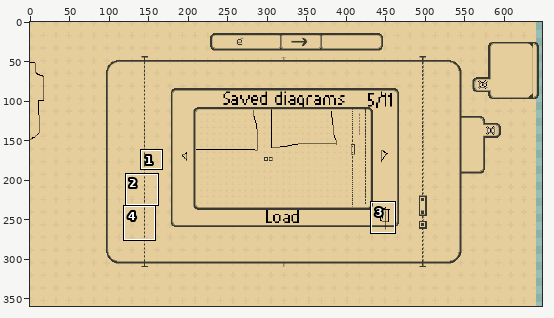
One commit to this pixel-art file: Textures/Background/full_background.aseprite. Above, an overview of the earlier version with the close-up marked.
Close-up. Before the commit:
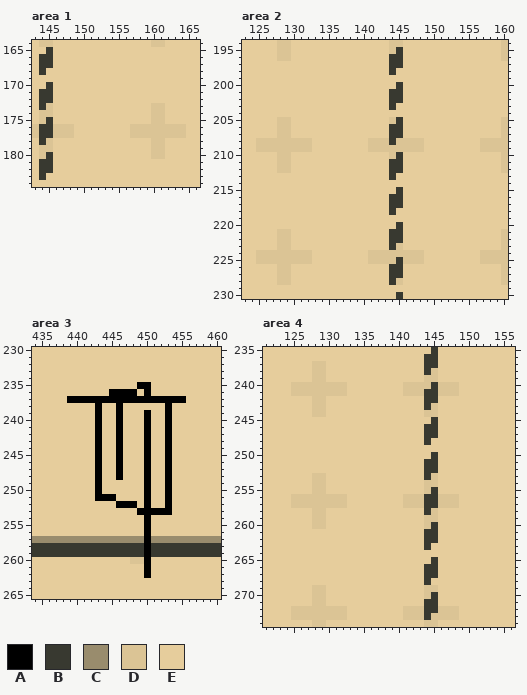
736x360 pixels, 1 frame. Colours within 5 levels of each other are drawn and written as one. Shown: area 1: x 143..166, y 164..184; area 2: x 123..160, y 194..230; area 3: x 434..460, y 230..265; area 4: x 121..156, y 235..274. The wide view leaves out empty margins. The commit also changed other parts of the picture, which this record leaves out.
Palette (. is transparent): A #000000  B #383930  C #998c6d  D #dbc495  E #e6cd9c
The same view after the edit:
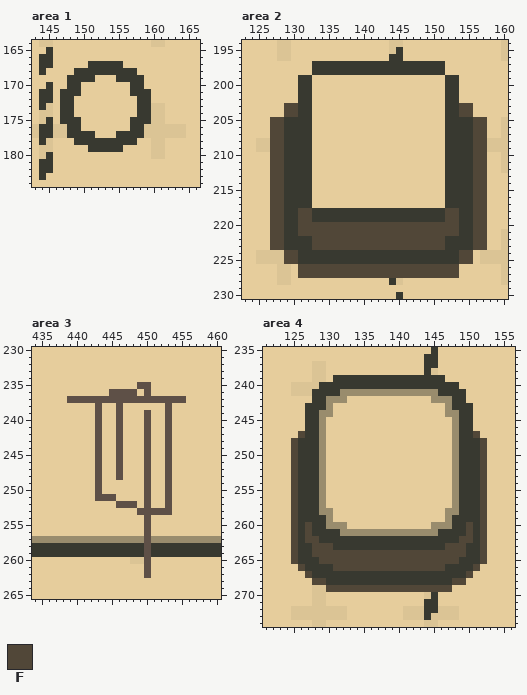
Colours new in this view: F #514738
Edits made:
layer "Buttons" now shown
colour A: #000000 -> #5e5047
Changed rows in their new state; - is a pixel that keeps its letter.
Area 1, layer "Buttons":
first column x 147:
167 ----BBBBB----
168 --BBBBBBBBB--
169 -BBBB---BBBB-
170 -BB-------BB-
171 BBB-------BBB
172 BB---------BB
173 BB---------BB
174 BB---------BB
175 BBB-------BBB
176 -BB-------BB-
177 -BBBB---BBBB-
178 --BBBBBBBBB--
179 ----BBBBB----
Area 2, layer "Buttons":
first column x 127:
197 ------BBBBBBBBBBB--BBBBBB------
198 ------BBBBBBBBBBB-BBBBBBB------
199 ----BB-------------------BB----
200 ----BB------------E------BB----
201 ----BB-----------EE------BB----
202 ----BB-----------EE------BB----
203 --FFBB-----------E-------BBFF--
204 --FFBB-------------------BBFF--
205 FFBBBB-----------EE------BBBBFF
206 FFBBBB-----------EE------BBBBFF
207 FFBBBB-----------EE------BBBBFF
208 FFBBBB--------EEEEEEEE---BBBBFF
209 FFBBBB--------EEEEEEEE---BBBBFF
210 FFBBBB-----------EE------BBBBFF
211 FFBBBB-----------EE------BBBBFF
212 FFBBBB-----------EE------BBBBFF
213 FFBBBB-----------E-------BBBBFF
214 FFBBBB-------------------BBBBFF
215 FFBBBB------------E------BBBBFF
216 FFBBBB-----------EE------BBBBFF
217 FFBBBB-----------EE------BBBBFF
218 FFBBFFBBBBBBBBBBB-BBBBBBBFFBBFF
219 FFBBFFBBBBBBBBBBBBBBBBBBBFFBBFF
220 FFBBFFFFFFFFFFFFFFFFFFFFFFFBBFF
221 FFBBFFFFFFFFFFFFFFFFFFFFFFFBBFF
222 FFBBBBFFFFFFFFFFFFFFFFFFFBBBBFF
223 FFBBBBFFFFFFFFFFFFFFFFFFFBBBBFF
224 --FFBBBBBBBBBBBBBBBBBBBBBBBFF--
225 --FFBBBBBBBBBBBBBB-BBBBBBBBFF--
226 ----FFFFFFFFFFFFFFFFFFFFFFF----
227 ----FFFFFFFFFFFFFFFFFFFFFFF----
Area 4, layer "Buttons":
first column x 125:
239 ------BBBBBBBBBBBBBBBB------
240 ----BBBBBBBBBBBBBBBB-BBB----
241 ---BBBBCCCCCCCCCCCCCCBBBB---
242 ---BBCCC-----------ECCCBB---
243 --BBBC-------------EE-CBBB--
244 --BBCC-------------EE-CCBB--
245 --BBC---------------E--CBB--
246 --BBC--------------EE--CBB--
247 -FBBC--------------EE--CBBF-
248 FBBBC--------------E---CBBBF
249 FBBBC------------------CBBBF
250 FBBBC---------------E--CBBBF
251 FBBBC--------------EE--CBBBF
252 FBBBC--------------EE--CBBBF
253 FBBBC--------------EE--CBBBF
254 FBBBC--------------EE--CBBBF
255 FBBBC--------------EE--CBBBF
256 FBBBCEEE--------EEEEEEECBBBF
257 FBBBCEEE--------EEEEEEECBBBF
258 FBBBCC-------------EE-CCBBBF
259 FBBBBC-------------EE-CBBBBF
260 FBFBBCCC-----------ECCCBBFBF
261 FBFBBBBCCCCCCCCCCCCCCBBBBFBF
262 FBFFBBBBBBBBBBBBBBB--BBBFFBF
263 FBBFFFBBBBBBBBBBBBB-BBFFFBBF
264 FBBFFFFFFFFFFFFFFFFFFFFFFBBF
265 FBBBFFFFFFFFFFFFFFFFFFFFBBBF
266 -FBBBBFFFFFFFFFFFFFFFFBBBBF-
267 --FBBBBBBBBBBBBBBBB--BBBBF--
268 ---FFBBBBBBBBBBBBBB-BBBFF---
269 -----FFFFFFFFFFFFFFFFFF-----
Changed places in both close-ups, as pixel boxes (x1, y1, x2, y2):
changed: (60, 61, 151, 152)
changed: (270, 61, 487, 278)
changed: (67, 382, 186, 578)
changed: (291, 375, 487, 592)
